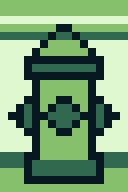
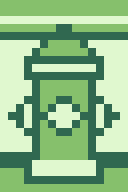
Two versions of the same layered image (128x192). Layer-by-layer changes:
added layer "Newer" above "New" over [8, 24, 120, 184]
